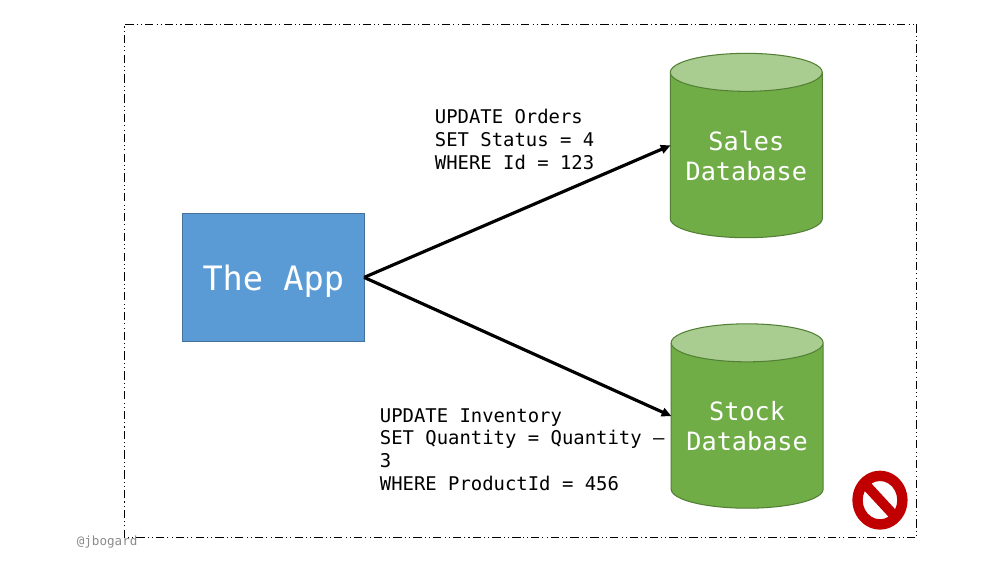
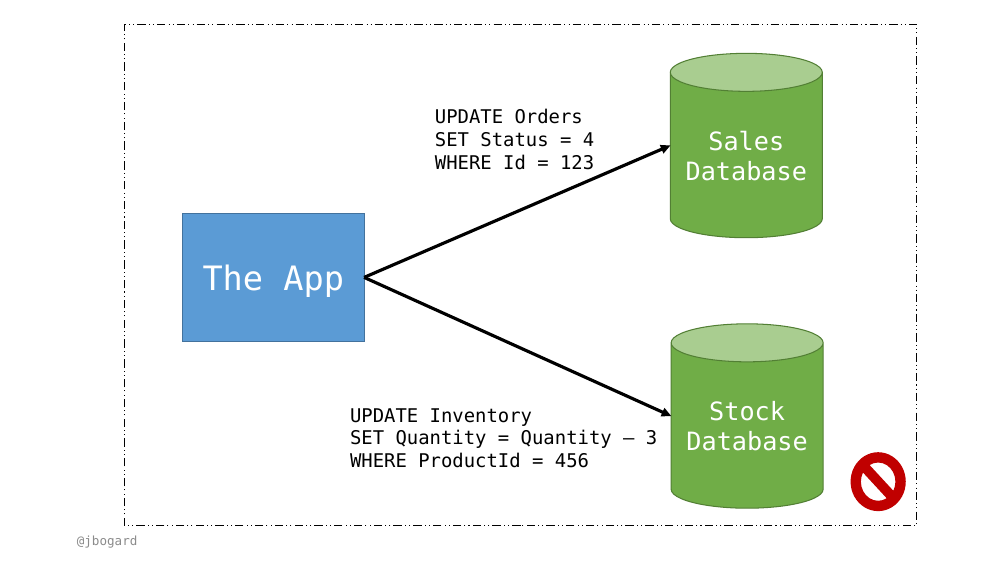
Before and after one commit to jbogard/presentations, a slide deck: slide 25 of ConsistencyAndAgreementInMicroservices/ConsistencyAndAgreementInMicroservices.pptx. Drawn at 1008x567 pixels with LibreOffice and Linux fonts; fonts in the diff are those of the drawing. Boxes give left, top, right and bottom in pixels: in the first picture for what was removed or moved away, otherwise in the second. Text is boxed around its words. In the diff, an @@ line names an element or a change of style, - is before the commit and + after.

```diff
--- a/ConsistencyAndAgreementInMicroservices/ConsistencyAndAgreementInMicroservices.pptx
+++ b/ConsistencyAndAgreementInMicroservices/ConsistencyAndAgreementInMicroservices.pptx
@@ rectangle: place and size @@
-rectangle at [124,24,917,538]
+rectangle at [124,24,917,526]
@@ text "UPDATE Inventory" rewrapped from [380,408,642,491] to [350,408,657,468] @@
@@ no-entry sign: place and size @@
-no-entry sign at [853,471,908,530]
+no-entry sign at [851,452,906,511]
```
Also in this commit, not shown: 13 other files.
